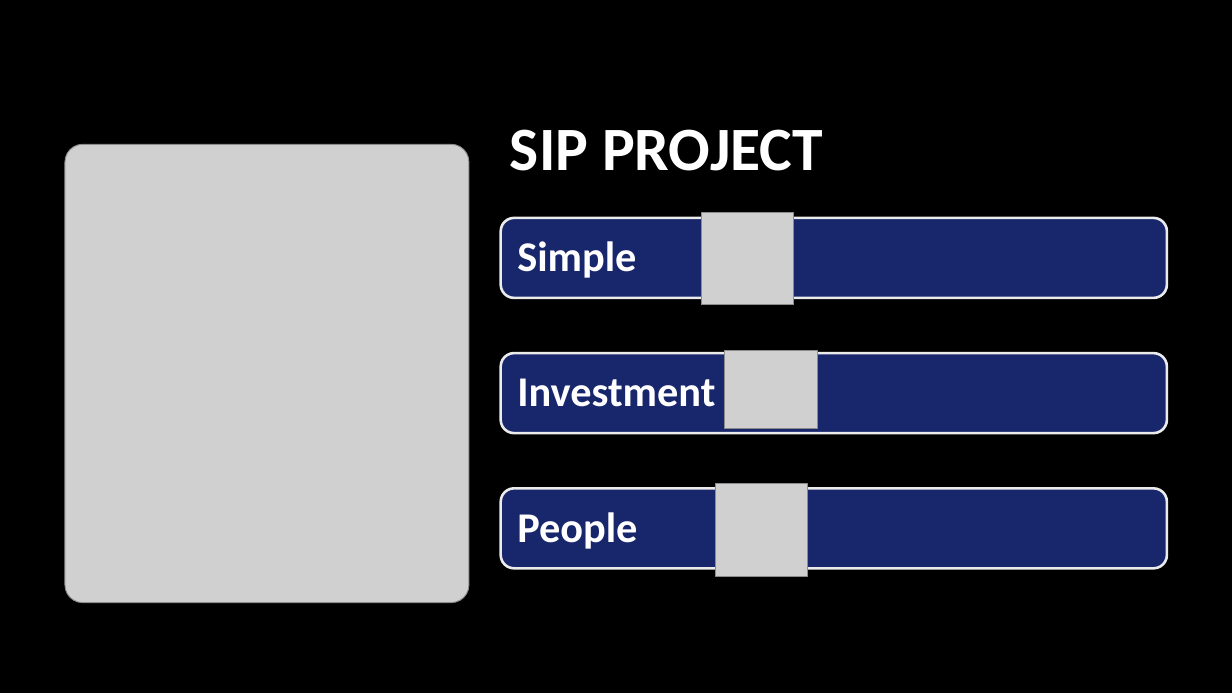
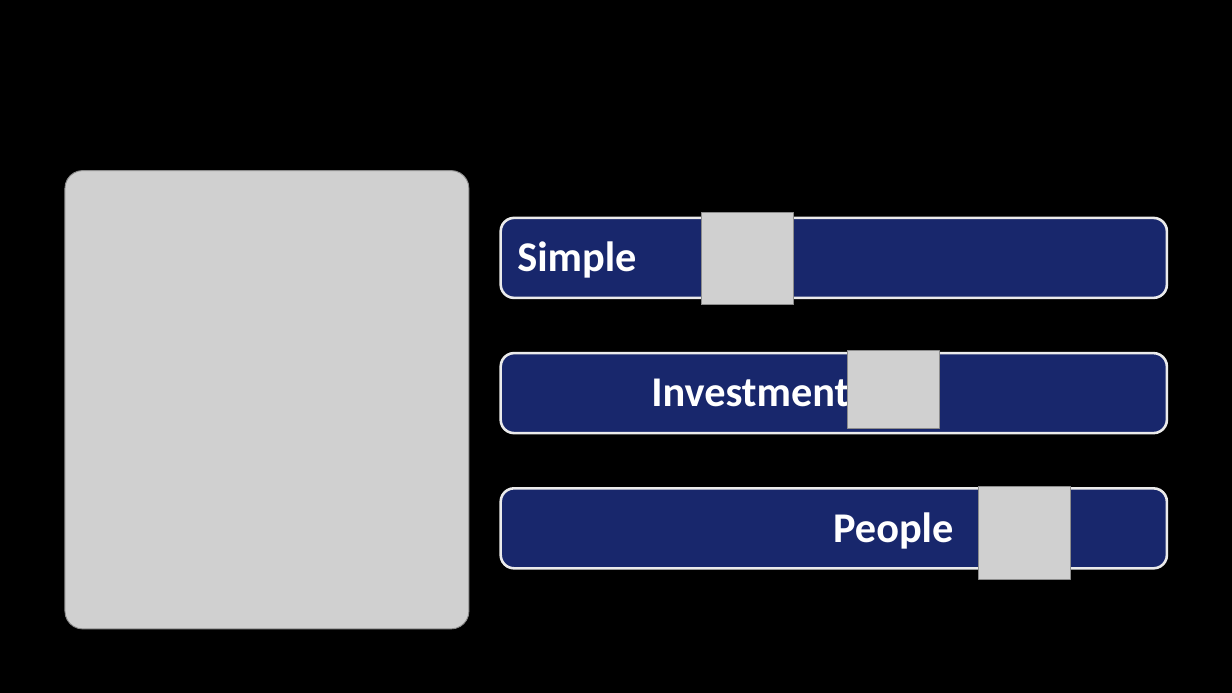
Before and after one commit to jerry1998728/SIP-Project, a slide deck: slide 1 of Project Presentation.pptx. Drawn at 1232x693 pixels with LibreOffice and Linux fonts; fonts in the diff are those of the drawing; grey boxes stand for pictures; background and template pictures are left out. Boxes give left, top, right and bottom in pixels: in the first picture for what was removed or moved away, otherwise in the second. Text is boxed around its words. In the diff, an @@ line names an element or a change of style, - is before the commit and + after.

```diff
--- a/Project Presentation.pptx
+++ b/Project Presentation.pptx
@@ title removed at bbox=[510, 129, 823, 171] @@
-SIP PROJECT
@@ picture: place and size @@
-picture at bbox=[65, 144, 469, 603]
+picture at bbox=[65, 171, 469, 629]
@@ text "Investment" rewrapped from bbox=[517, 378, 715, 407] to bbox=[651, 372, 849, 418] @@
@@ picture: place and size @@
-picture at bbox=[725, 351, 817, 429]
+picture at bbox=[848, 351, 940, 429]
@@ text "People": place and size @@
-text "People" at bbox=[517, 512, 637, 549]
+text "People" at bbox=[833, 512, 953, 549]
@@ picture: place and size @@
-picture at bbox=[715, 484, 808, 577]
+picture at bbox=[979, 487, 1071, 579]
```
Also in this commit, not shown: 1 other slide changed, 1 slide added, 1 slide removed, 1 other file.
